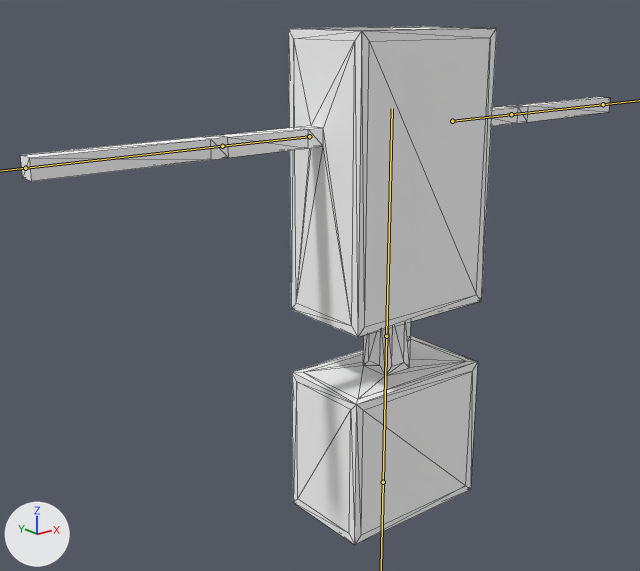
Before and after pictures for a commit that changed the FBX model AKASH/Assets/Models/Scholar.fbx.
The view is the same before and after, from a camera (50 mm lens) standing at (-69.7, -74.1, 60.1) and looking at (-1.7, 10.8, 26.2). Every picture has the same lights, and +X, +Y and +Z are marked at lower left. The bones that bend it are drawn over the model as lines. Mesh edges are drawn as thin lines.

Names of what the first picture shows: 'Scholar'.
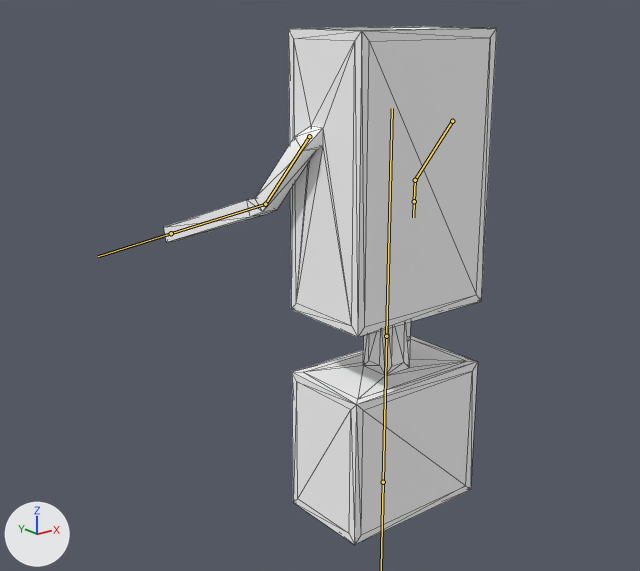
The newer file adds an action. The first version stands in its rest pose; the second is drawn at frame 11 of the action 'Armature|Writing'.

Where the change shows, as pixel boxes (x1, y1, x2, y2) in the pictures (640 x 571 px):
'Scholar', posed (43% narrower): before (20, 26, 610, 545); after (164, 26, 497, 545)
bone 'Arm_1_R', root to tip: before (452, 121) to (511, 114); after (452, 121) to (415, 180)
bone 'Arm_2_R', root to tip: before (511, 114) to (603, 104); after (415, 180) to (414, 201)
bone 'Arm_1_L', root to tip: before (309, 136) to (222, 146); after (309, 136) to (265, 204)
bone 'Arm_2_L', root to tip: before (222, 146) to (25, 168); after (265, 204) to (171, 233)

The change, as a list of edits to the scene's bpy script:
```text
Change bone_arm_1_r:
    where bone_arm_1_r = bpy.data.objects['Armature'].pose.bones['Arm_1_R']  # child of 'Spine'
    bone_arm_1_r.rotation_quaternion: (1.0, 0.0, 0.0, 0.0) -> (0.693, -0.231, 0.252, -0.635)  # degrees (0, 0, 0) -> degrees (-40, 3, -86)
Change bone_arm_2_r:
    where bone_arm_2_r = bpy.data.objects['Armature'].pose.bones['Arm_2_R']  # child of 'Arm_1_R'
    bone_arm_2_r.rotation_quaternion: (1.0, 0.0, 0.0, 0.0) -> (0.909, 0.276, 0.214, 0.226)  # degrees (0, 0, 0) -> degrees (38, 15, 33)
Change bone_arm_1_l:
    where bone_arm_1_l = bpy.data.objects['Armature'].pose.bones['Arm_1_L']  # child of 'Spine'
    bone_arm_1_l.rotation_quaternion: (1.0, 0.0, 0.0, 0.0) -> (0.693, 0.635, -0.252, 0.231)  # degrees (0, 0, 0) -> degrees (85, -40, 0)
Change bone_arm_2_l:
    where bone_arm_2_l = bpy.data.objects['Armature'].pose.bones['Arm_2_L']  # child of 'Arm_1_L'
    bone_arm_2_l.rotation_quaternion: (1.0, 0.0, 0.0, 0.0) -> (0.966, 0.258, -0.009, 0.012)  # degrees (0, 0, 0) -> degrees (30, -1, 1)
```
